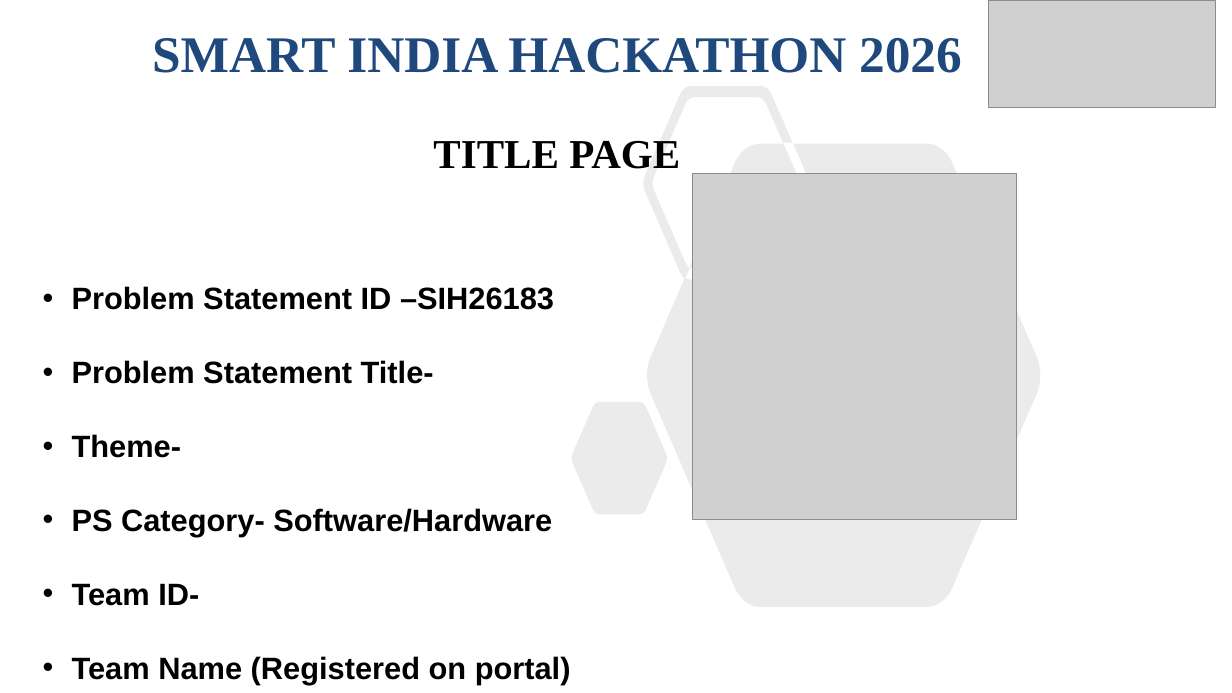
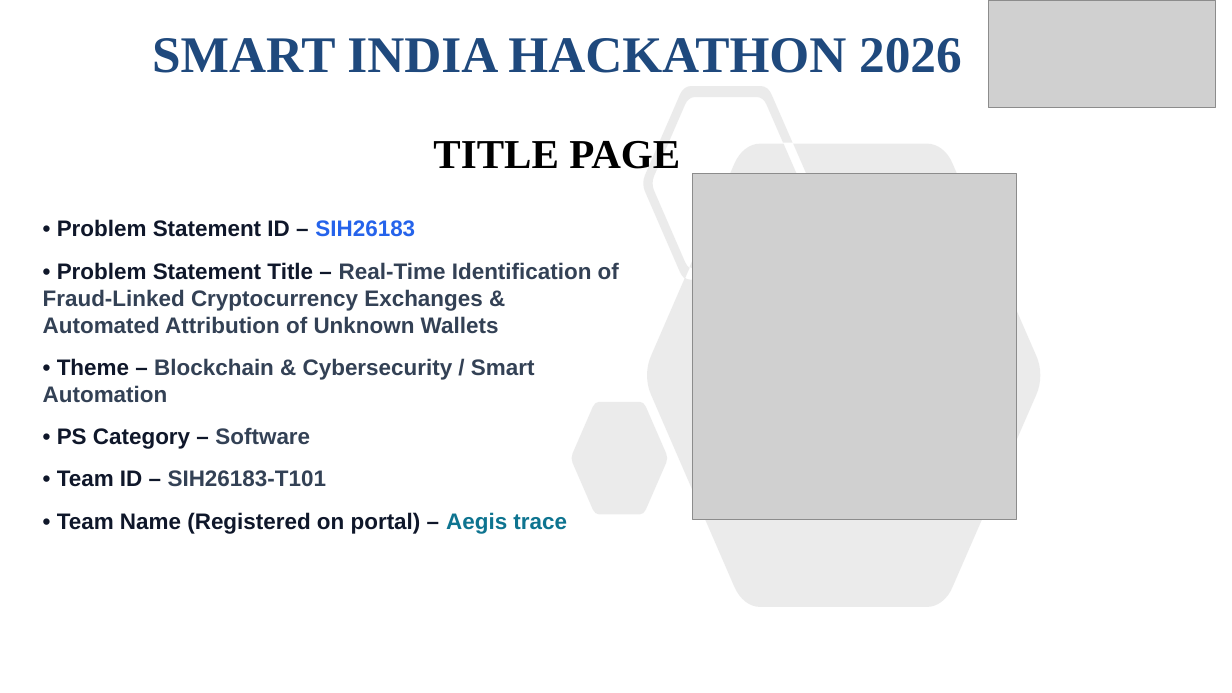
Before and after one commit to dathasaiswaroopgudimella-png/Crypto, a slide deck: slide 1 of sih ppt/SIH2026-IDEA-Presentation-Format.pptx. Drawn at 1232x693 pixels with LibreOffice and Linux fonts; fonts in the diff are those of the drawing; grey boxes stand for pictures. Boxes give left, top, right and bottom in pixels: in the first picture for what was removed or moved away, otherwise in the second. Text is boxed around its words. In the diff, an @@ line names an element or a change of style, - is before the commit and + after.

```diff
--- a/sih ppt/SIH2026-IDEA-Presentation-Format.pptx
+++ b/sih ppt/SIH2026-IDEA-Presentation-Format.pptx
@@ text at box(43, 219, 619, 534): text changed; size 24 to 17.5 pt; text colour #000000 to #334155 @@
-• Problem Statement ID –SIH26183
-• Problem Statement Title-
-• Theme-
-• PS Category- Software/Hardware
-• Team ID-
-• Team Name (Registered on portal)
+• Problem Statement ID – SIH26183
+• Problem Statement Title – Real-Time Identification of Fraud-Linked Cryptocurrency Exchanges & Automated Attribution of Unknown Wallets
+• Theme – Blockchain & Cybersecurity / Smart Automation
+• PS Category – Software
+• Team ID – SIH26183-T101
+• Team Name (Registered on portal) – Aegis trace
```
Also in this commit, not shown: 5 other slides changed, 1 slide removed, 13 other files.
